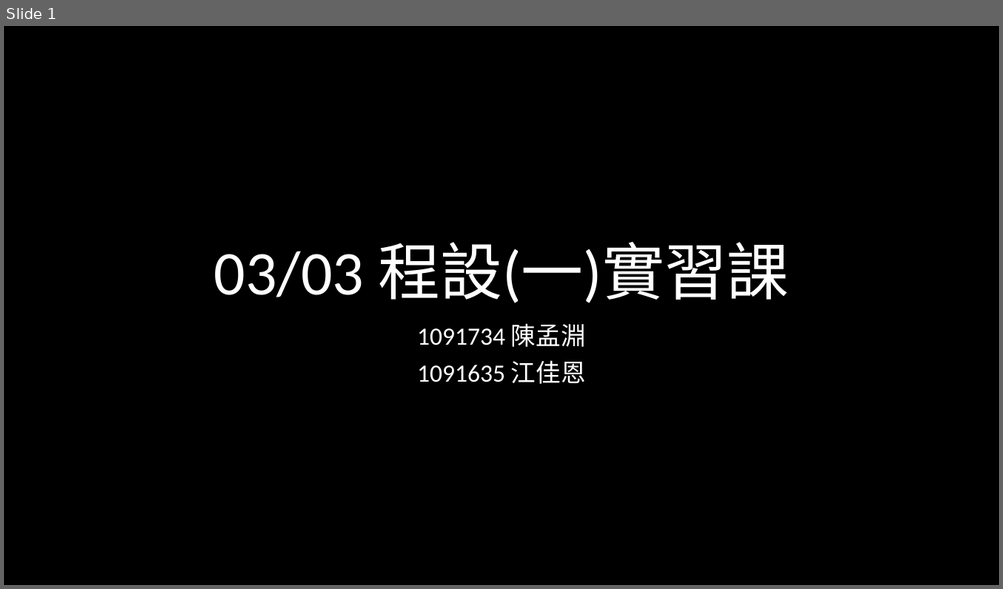
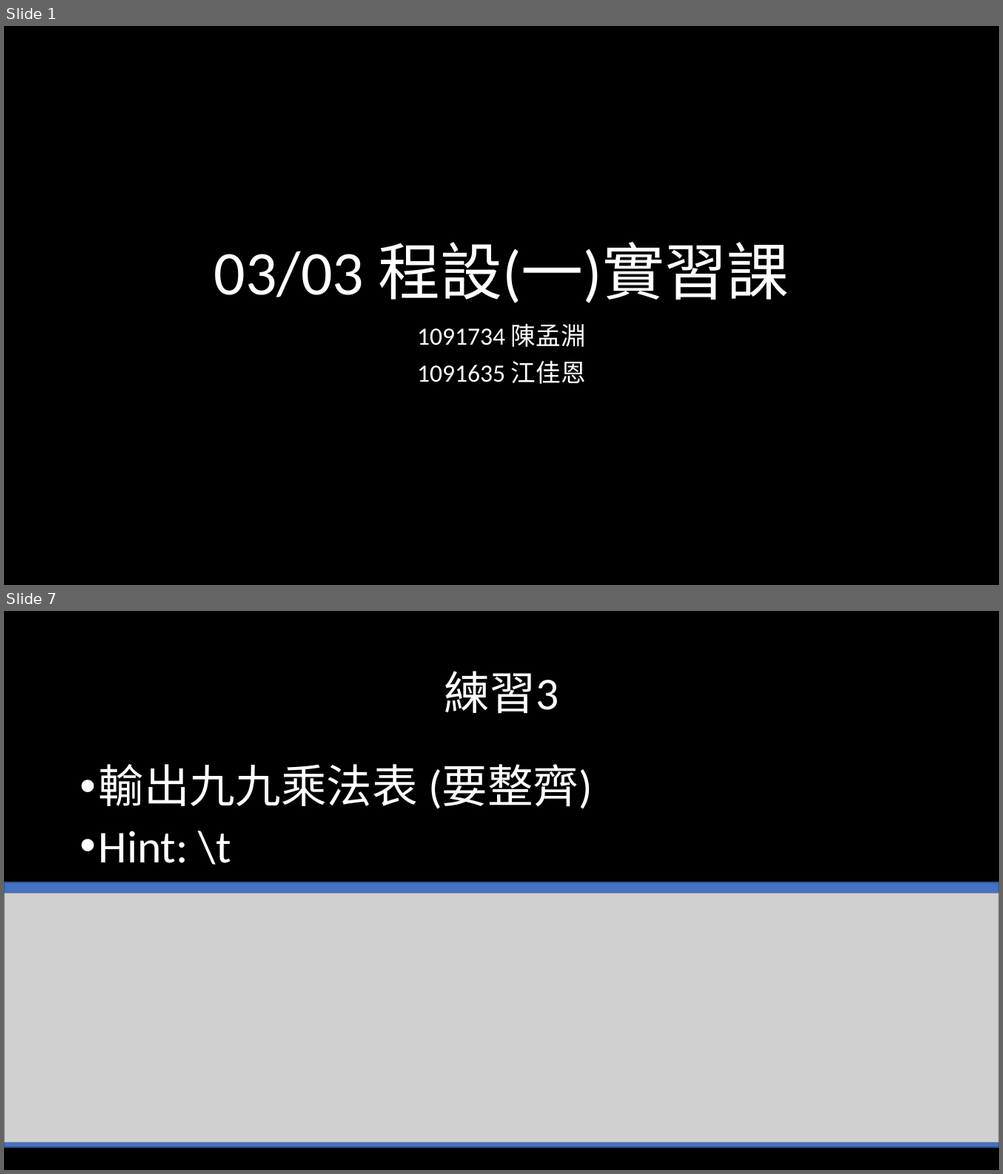
Before and after one commit to weermark/class, a slide deck: class_ppt/程一實習0303.pptx. Shown one above the other, each under a label of ours: slide 1 before the commit, slides 1 and 7 after it; the slides between them are not shown. The pictures are 1003x589 and 1003x1174 pixels, drawn with LibreOffice and Linux fonts; fonts in the diff are those of the drawing; grey boxes stand for pictures. Boxes give left, top, right and bottom in pixels: in the first picture for what was removed or moved away, otherwise in the second. Text is boxed around its words. In the diff, an @@ line names an element or a change of style, - is before the commit and + after.

```diff
--- a/class_ppt/程一實習0303.pptx
+++ b/class_ppt/程一實習0303.pptx
@@ slide 7 added at box(4, 611, 999, 1170), background #000000 @@
@@ title added at box(444, 671, 558, 713), 44 pt, text #FFFFFF @@
+練習3
@@ text added at box(99, 764, 592, 865), 44 pt, text #FFFFFF @@
+• 輸出九九乘法表 (要整齊)
+• Hint: \t
@@ rectangle added at box(4, 883, 999, 1147), fill #4472C4, outline #325491 1 pt @@
@@ picture added at box(4, 893, 999, 1143) @@
```
Also in this commit, not shown: 7 other slides added, 2 slides removed, 1 other file.
